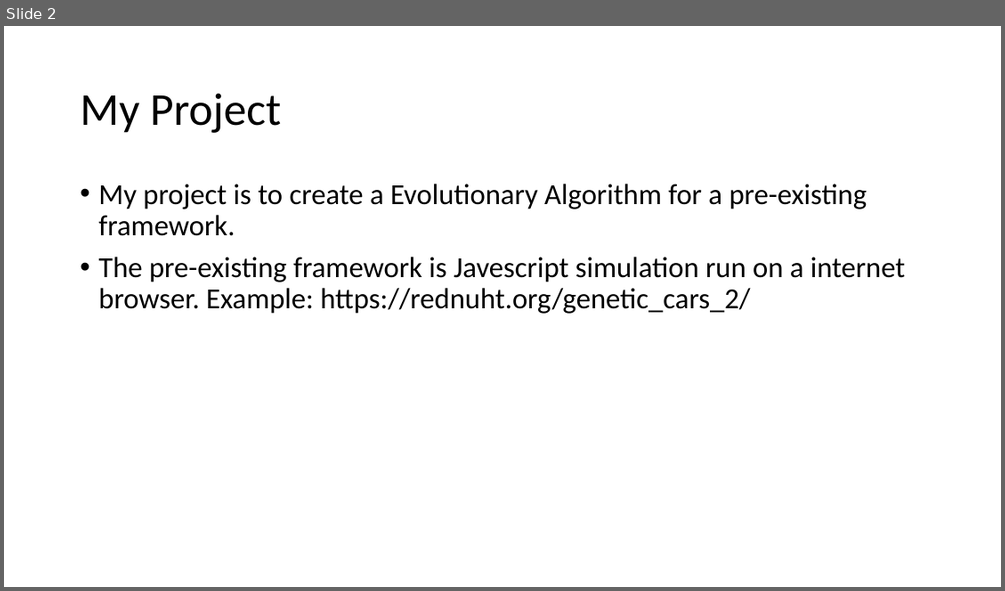
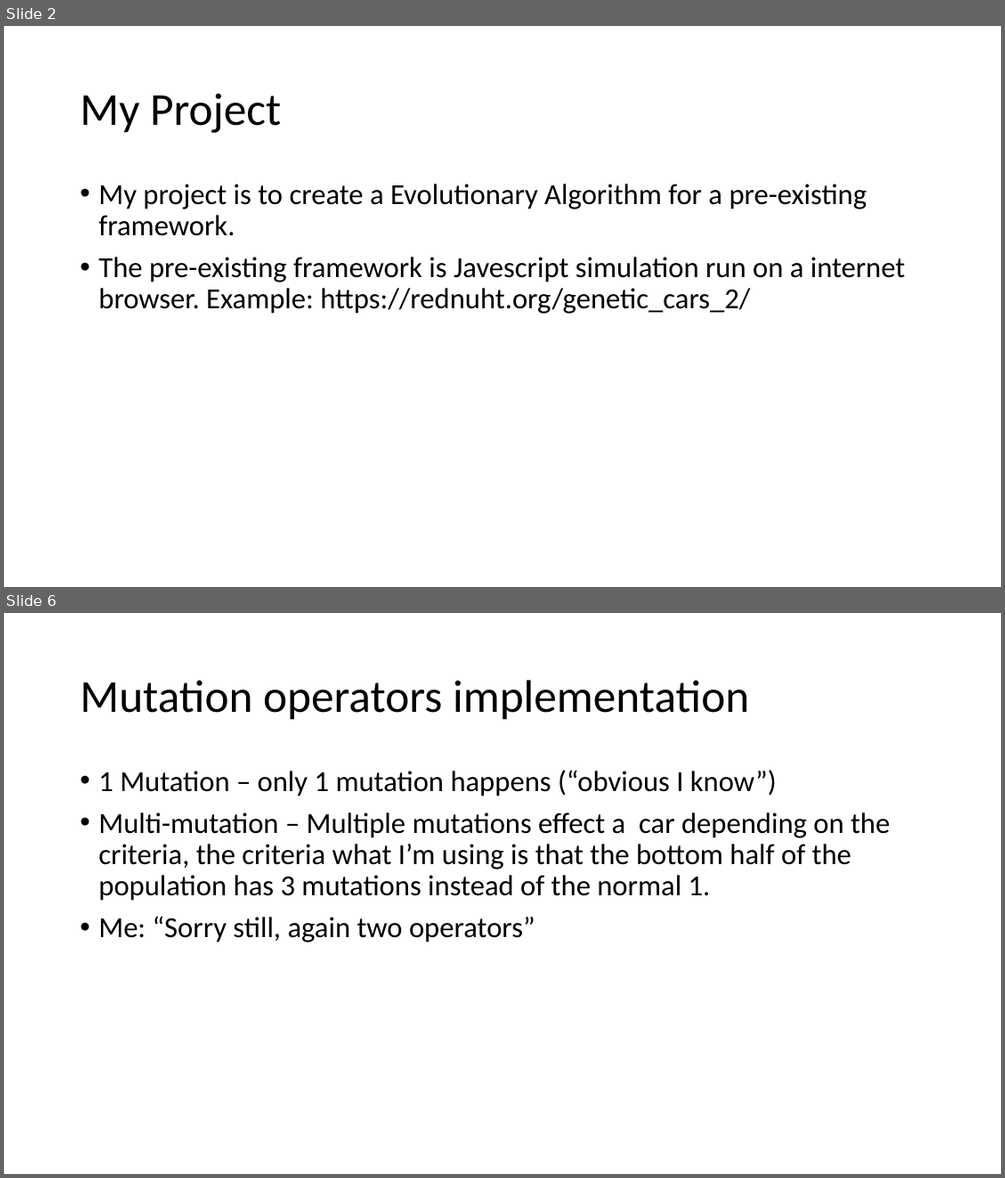
Before and after one commit to jonster100/Dissertation-, a slide deck: Documentation/Genetic-Cars-Simulation-presentation.odp. Shown one above the other, each under a label of ours: slide 2 before the commit, slides 2 and 6 after it; the slides between them are not shown. The pictures are 1005x591 and 1005x1178 pixels, drawn with LibreOffice and Linux fonts; fonts in the diff are those of the drawing. Boxes give left, top, right and bottom in pixels: in the first picture for what was removed or moved away, otherwise in the second. Text is boxed around its words. In the diff, an @@ line names an element or a change of style, - is before the commit and + after.

Commit message:
Updated presentation
Added preliminary data graphs, and implementation explanations.

```diff
--- a/Documentation/Genetic-Cars-Simulation-presentation.odp
+++ b/Documentation/Genetic-Cars-Simulation-presentation.odp
@@ slide 6 added at [4, 613, 1001, 1174], background #FFFFFF @@
@@ title added at [80, 680, 749, 720], 44 pt, text #000000 @@
+Mutation operators implementation
@@ text added at [98, 770, 890, 942], 28 pt, text #000000 @@
+• 1 Mutation – only 1 mutation happens (“obvious I know”)
+• Multi-mutation – Multiple mutations effect a car depending on the criteria, the criteria what I’m using is that the bottom half of the population has 3 mutations instead of the normal 1.
+• Me: “Sorry still, again two operators”
```
Also in this commit, not shown: 1 slide changed, 8 other slides added, 2 slides removed, 1 other file.
